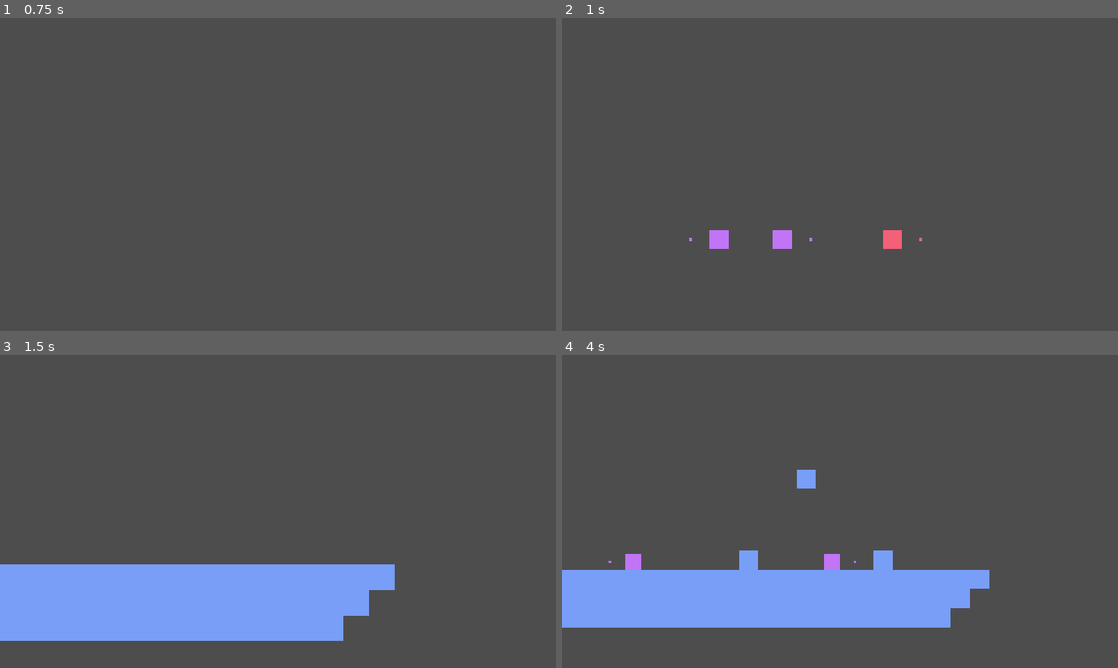
Above: before the commit, frames 1-4 (two rows, left to right).
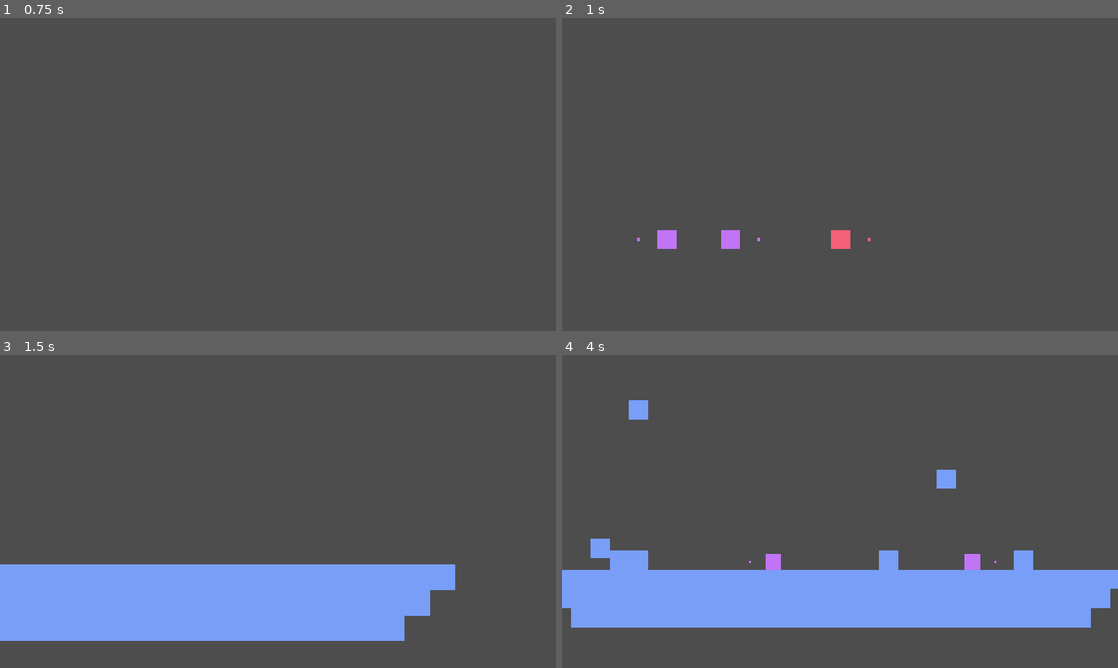
Above: after the commit, the same moments.

Repository: itsMapleLeaf/tfbg
Game: Godot game, scene res://title_menu/title_menu.tscn
Two runs of this game, one before a commit and one after it. Both use one fixed random seed, a clock stepped at 60 frames per second and the inputs below.
Inputs:
- Up to frame 1 (0.75 s): click "Play" at 0.5 s
- Up to frame 2 (1 s): no input
- Up to frame 3 (1.5 s): hold Right (right) from 1.28 s (still down); hold X (grab) from 1.28 s (still down)
- Up to frame 4 (4 s): tap Z (jump) at 1.52, 2.27, 3.77 s; release X (grab) at 2.03 s; tap X (grab) at 2.1, 3.6 s; release Right (right) at 2.78 s; hold Left (left) 2.78-3.53 s; hold X (grab) 2.78-3.53 s; hold Right (right) from 3.53 s (still down)

Frame 1 is identical in both runs. In frame 2, 1.1% of the frame differs, in the area x 13-65%, y 67-74%; in frame 3, 2.7%; in frame 4, 6.9%, in the area x 0-100%, y 14-88%.

Commit message:
remove camera look
made things jarring

Diff:
--- a/game/game.gd
+++ b/game/game.gd
@@ -58,7 +58,6 @@
 		camera_shaker.shake()
 
 func _update_camera(player: Player):
-	camera.look_enabled = player.is_alive
 	if player.is_alive:
 		camera.target_position = player.global_position + CAMERA_OFFSET
 		camera.target_zoom = Vector2(1.5, 1.5)
--- a/game/game_camera.gd
+++ b/game/game_camera.gd
@@ -10,15 +10,6 @@
 var look_enabled := true
 
 func _process(delta: float):
-	var look_input := Vector2(
-		Input.get_action_strength("right") - Input.get_action_strength("left"),
-		Input.get_action_strength("down") - Input.get_action_strength("up"),
-	)
-
-	var target := target_position
-	if look_enabled:
-		target += look_input * look_offset
-
-	global_position.x = lerp(global_position.x, target.x, delta * stiffness.x)
-	global_position.y = lerp(global_position.y, target.y, delta * stiffness.y)
+	global_position.x = lerp(global_position.x, target_position.x, delta * stiffness.x)
+	global_position.y = lerp(global_position.y, target_position.y, delta * stiffness.y)
 	zoom = lerp(zoom, target_zoom, delta * zoom_stiffness)
--- a/game/game_scene.tscn
+++ b/game/game_scene.tscn
@@ -25,6 +25,7 @@
 damping = 12.0
 
 [node name="Camera" parent="Game/CameraShaker" instance=ExtResource("4_vv23t")]
+stiffness = Vector2(12, 12)
 
 [node name="CameraWideViewPosition" type="Marker2D" parent="Game"]
 position = Vector2(0, -200)
